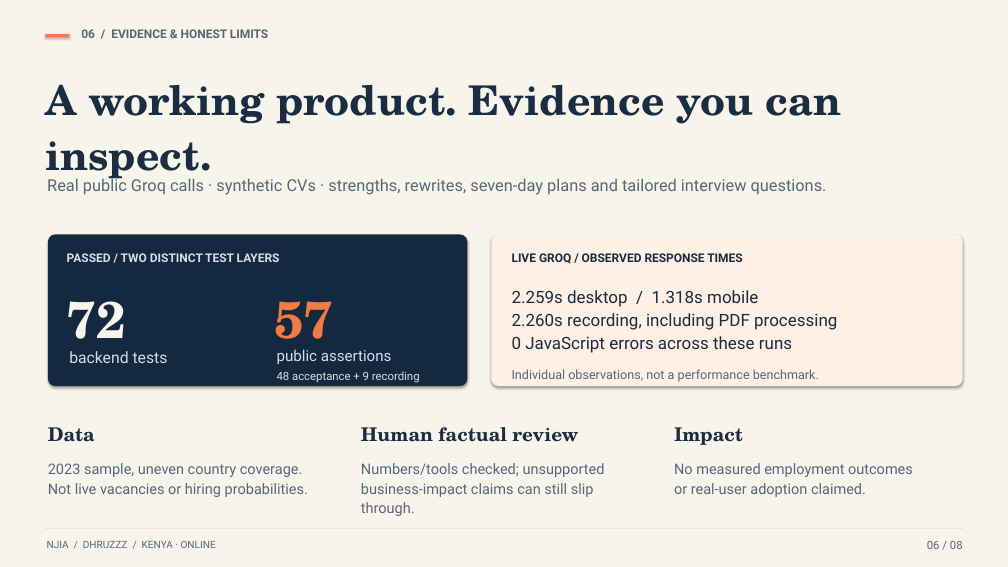
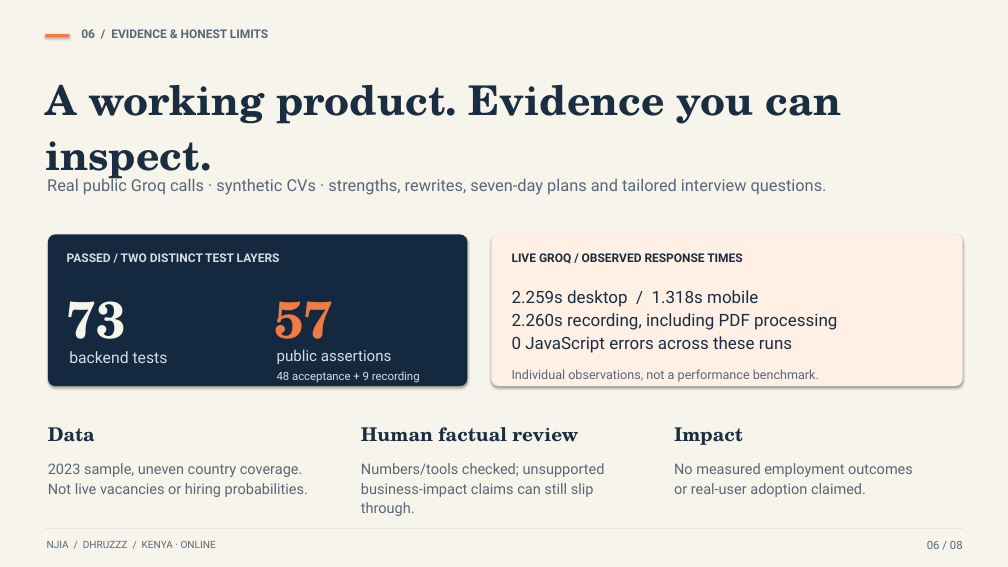
Before and after one commit to Eeshan-Vaghjiani/njia, a slide deck: slide 6 of presentation/Njia-Dhruzzz.pptx. Drawn at 1008x567 pixels with LibreOffice and Linux fonts; fonts in the diff are those of the drawing. Boxes give left, top, right and bottom in pixels: in the first picture for what was removed or moved away, otherwise in the second. Text is boxed around its words. In the diff, an @@ line names an element or a change of style, - is before the commit and + after.

```diff
--- a/presentation/Njia-Dhruzzz.pptx
+++ b/presentation/Njia-Dhruzzz.pptx
@@ text at (x1=67, y1=301, x2=126, y2=356): text changed @@
-72
+73
```
Also in this commit, not shown: 1 other slide changed, 27 other files.
